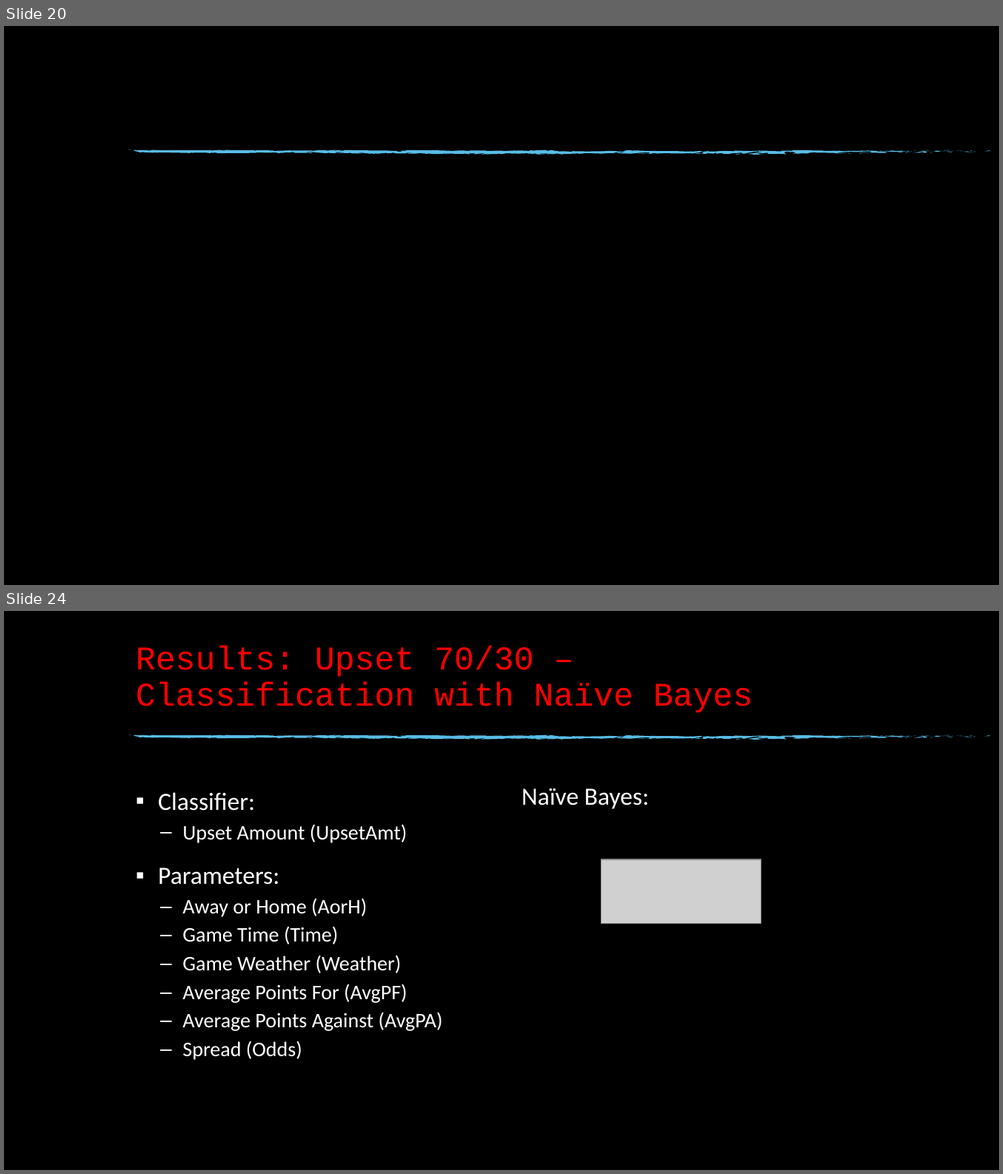
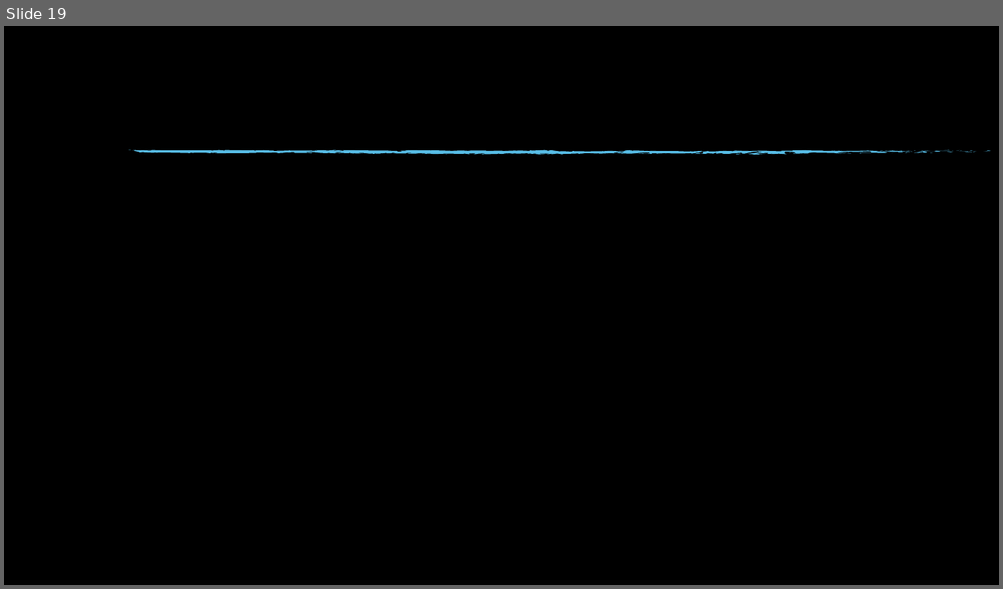
Before and after one commit to msnyde8/Graduate_Project-Upset_Potential, a slide deck: Upset Potential in the NFL.pptx. Shown one above the other, each under a label of ours: slides 20 and 24 before the commit, slide 19 after it; the slides between them are not shown. The pictures are 1003x1174 and 1003x589 pixels, drawn with LibreOffice and Linux fonts; fonts in the diff are those of the drawing; grey boxes stand for pictures; background and template pictures are left out. Boxes give left, top, right and bottom in pixels: in the first picture for what was removed or moved away, otherwise in the second. Text is boxed around its words. In the diff, an @@ line names an element or a change of style, - is before the commit and + after.

Commit message:
Updates at work to paper with new upset classification data and slides to match

```diff
--- a/Upset Potential in the NFL.pptx
+++ b/Upset Potential in the NFL.pptx
@@ slide 24 removed at (4, 611, 999, 1170), background picture (left out); not listed: 74 template elements that a slide beside it also shows @@
@@ title removed at (136, 646, 752, 713) @@
-Results: Upset 70/30 – Classification with Naïve Bayes
@@ text removed at (521, 788, 649, 809) @@
-Naïve Bayes:
@@ text removed at (158, 792, 443, 1060) @@
-▪ Classifier:
-  – Upset Amount (UpsetAmt)
-▪ Parameters:
-  – Away or Home (AorH)
-  – Game Time (Time)
-  – Game Weather (Weather)
-  – Average Points For (AvgPF)
-  – Average Points Against (AvgPA)
-  – Spread (Odds)
@@ picture removed at (601, 860, 761, 923) @@
@@ what was slide 20 is now slide 19 @@
```
Also in this commit, not shown: 12 slides changed, 1 slide added, 5 other slides removed, 1 other file.
